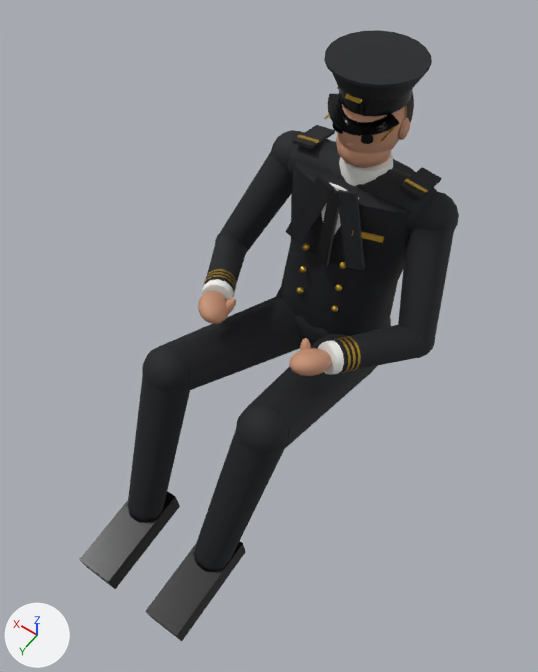
A saved change to the glTF model public/models/pilot-b737-first-officer.glb.
The view is the same before and after, from a 50 mm lens placed at (-0.651, 1.364, 1.712), pointed at (-0.015, 0.473, 0.313). Every picture has the same lights, and +X, +Y and +Z are marked at lower left. The older version comes first. Where no turn or scale is listed for an object, it has been applied to the vertices.

In view in the first picture: 'Pilot_Arm_L_Fore_pilot-airline-uniform', 'Pilot_Arm_L_Upper_pilot-airline-uniform', 'Pilot_Arm_R_Upper_pilot-airline-uniform', 'Pilot_Head_pilot-airline-cap', 'Pilot_Head_pilot-civil-skin', 'Pilot_Leg_L_Foot_pilot-airline-shoes', 'Pilot_Leg_L_Shin_pilot-airline-trousers', 'Pilot_Leg_L_Thigh_pilot-airline-trousers', 'Pilot_Leg_R_Foot_pilot-airline-shoes', 'Pilot_Leg_R_Shin_pilot-airline-trousers', 'Pilot_Leg_R_Thigh_pilot-airline-trousers', 'Pilot_Torso_pilot-airline-uniform' and 16 more.
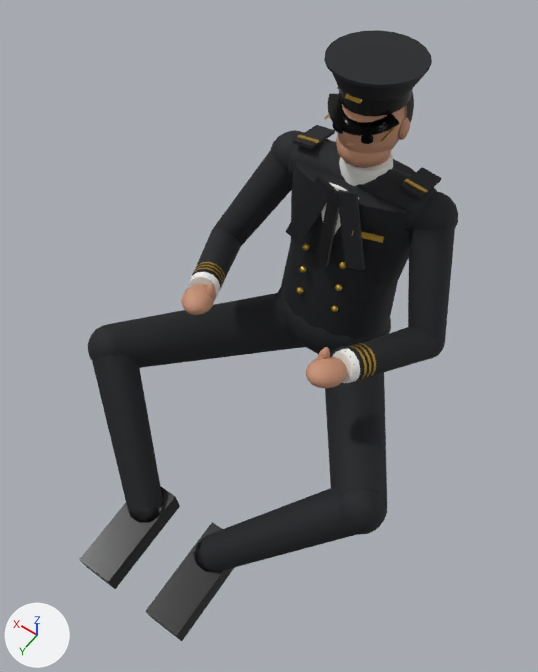
Not drawn themselves, but carrying or shaping drawn objects: ob_pilot_arm_l_upper, ob_pilot_arm_l_fore, ob_pilot_arm_l_hand, ob_pilot_arm_r_upper, ob_pilot_arm_r_fore, ob_pilot_arm_r_hand, ob_pilot_leg_l_thigh, ob_pilot_leg_l_shin, ob_pilot_leg_r_thigh, ob_pilot_leg_r_shin.

Pixel boxes [x1, y1, x2, y2] of what changed, in the pictures (538 x 672 px):
'Pilot_Leg_L_Thigh_pilot-airline-trousers', turned: before [236, 334, 377, 456]; after [325, 343, 387, 535]
'Pilot_Leg_R_Thigh_pilot-airline-trousers', turned: before [142, 295, 301, 393]; after [88, 293, 304, 368]
'Pilot_Leg_L_Shin_pilot-airline-trousers', moved, turned: before [194, 430, 285, 569]; after [200, 487, 357, 572]
'Pilot_Leg_R_Shin_pilot-airline-trousers', moved, turned: before [127, 376, 190, 519]; after [92, 353, 163, 512]
'Pilot_Arm_L_Upper_pilot-airline-uniform', turned: before [398, 191, 459, 358]; after [408, 192, 458, 359]
'Pilot_Arm_R_Upper_pilot-airline-uniform', turned: before [215, 130, 304, 253]; after [213, 130, 304, 246]
'Pilot_Arm_L_Fore_pilot-airline-uniform', moved, turned: before [332, 324, 428, 373]; after [345, 326, 440, 380]
'Pilot_Arm_R_Fore_pilot-airline-uniform', moved, turned: before [205, 235, 247, 293]; after [192, 227, 241, 288]
'Pilot_Arm_L_Hand_pilot-civil-skin', moved, turned: before [289, 338, 332, 376]; after [306, 347, 348, 388]
'Pilot_Arm_R_Hand_pilot-civil-skin', moved, turned: before [198, 291, 236, 324]; after [181, 283, 216, 315]
'Pilot_Arm_L_Hand_pilot-airline-shirt', moved, turned: before [318, 340, 344, 375]; after [332, 349, 360, 383]
'Pilot_Arm_R_Hand_pilot-airline-shirt', moved, turned: before [201, 279, 234, 301]; after [188, 272, 220, 297]
'Pilot_Arm_L_Fore_pilot-airline-gold', moved, turned: before [334, 337, 361, 373]; after [345, 343, 376, 381]
'Pilot_Arm_R_Fore_pilot-airline-gold', moved, turned: before [203, 269, 237, 297]; after [192, 262, 225, 288]
'Pilot_Torso_pilot-airline-trousers', unchanged, uncovered by the edit: before [276, 287, 391, 346]; after [277, 287, 391, 354]

The edits, one by one:
Object 'Pilot_Arm_L_Upper' (ob_pilot_arm_l_upper) turns from (-144, -17, 50) to (-145, -22, 63) degrees about x, y and z.
Object 'Pilot_Arm_L_Fore' (ob_pilot_arm_l_fore) moves from (-0.288, 0.0813, 0.25) to (-0.312, 0.0713, 0.254).
Object 'Pilot_Arm_L_Fore' (ob_pilot_arm_l_fore) turns from (-72, 27, -20) to (-74, 23, -17) degrees about x, y and z.
Object 'Pilot_Arm_L_Hand' (ob_pilot_arm_l_hand) moves from (-0.169, 0.301, 0.321) to (-0.21, 0.301, 0.321).
Object 'Pilot_Arm_L_Hand' (ob_pilot_arm_l_hand) turns from (-72, 27, -20) to (-75, 0, -24) degrees about x, y and z.
Object 'Pilot_Arm_R_Upper' (ob_pilot_arm_r_upper) turns from (-144, 16, -46) to (-145, 21, -61) degrees about x, y and z.
Object 'Pilot_Arm_R_Fore' (ob_pilot_arm_r_fore) moves from (0.282, 0.0838, 0.25) to (0.307, 0.0734, 0.253).
Object 'Pilot_Arm_R_Fore' (ob_pilot_arm_r_fore) turns from (-72, -28, 21) to (-73, -24, 18) degrees about x, y and z.
Object 'Pilot_Arm_R_Hand' (ob_pilot_arm_r_hand) moves from (0.158, 0.301, 0.321) to (0.201, 0.301, 0.321).
Object 'Pilot_Arm_R_Hand' (ob_pilot_arm_r_hand) turns from (-72, -28, 21) to (-75, 0, 25) degrees about x, y and z.
Object 'Pilot_Leg_L_Thigh' (ob_pilot_leg_l_thigh) turns from (-62, -4.3, 2.6) to (-75, -31, 24) degrees about x, y and z.
Object 'Pilot_Leg_L_Shin' (ob_pilot_leg_l_shin) moves from (-0.137, 0.514, 0.261) to (-0.385, 0.484, 0.121).
Object 'Pilot_Leg_L_Shin' (ob_pilot_leg_l_shin) turns from (-154, 4, -18) to (-139, 40, -88) degrees about x, y and z.
Object 'Pilot_Leg_R_Thigh' (ob_pilot_leg_r_thigh) turns from (-62, 4.8, -2.9) to (-74, 31, -23) degrees about x, y and z.
Object 'Pilot_Leg_R_Shin' (ob_pilot_leg_r_shin) moves from (0.141, 0.513, 0.261) to (0.381, 0.482, 0.135).
Object 'Pilot_Leg_R_Shin' (ob_pilot_leg_r_shin) turns from (-154, -3.2, 14) to (-140, -38, 87) degrees about x, y and z.
